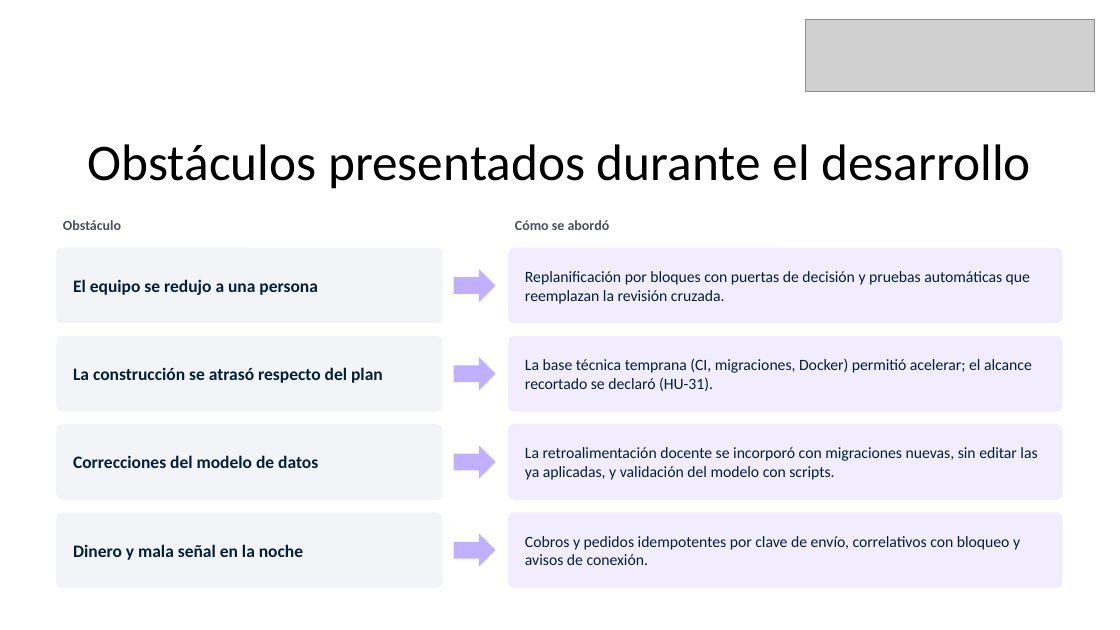
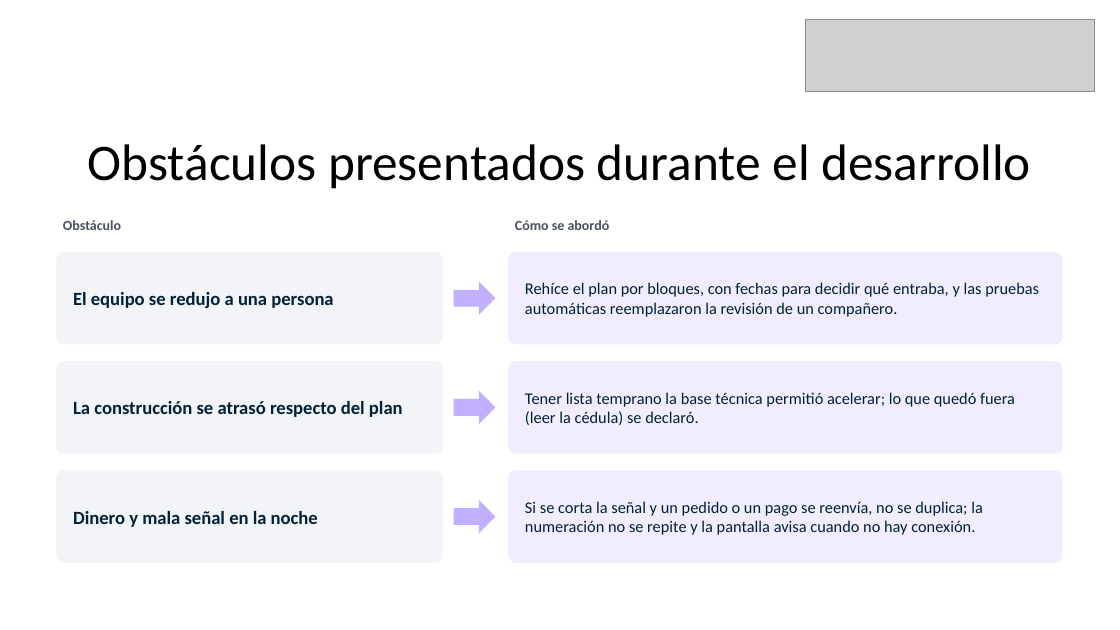
Before and after one commit to MiguelGaticaBestNick123/gesnoc, a slide deck: slide 14 of Fase 2/Evidencias proyecto/Presentación Proyecto.pptx. Drawn at 1120x630 pixels with LibreOffice and Linux fonts; fonts in the diff are those of the drawing; grey boxes stand for pictures. Boxes give left, top, right and bottom in pixels: in the first picture for what was removed or moved away, otherwise in the second. Text is boxed around its words. In the diff, an @@ line names an element or a change of style, - is before the commit and + after.

```diff
--- a/Fase 2/Evidencias proyecto/Presentación Proyecto.pptx
+++ b/Fase 2/Evidencias proyecto/Presentación Proyecto.pptx
@@ rounded rectangle resized from (x1=56, y1=248, x2=443, y2=323) to (x1=56, y1=252, x2=443, y2=344) @@
@@ rounded rectangle resized from (x1=508, y1=248, x2=1063, y2=323) to (x1=508, y1=252, x2=1063, y2=344) @@
@@ right arrow moved from (x1=454, y1=269, x2=496, y2=302) to (x1=454, y1=281, x2=496, y2=315) @@
@@ text at (x1=525, y1=282, x2=1039, y2=317): text changed; size 13.5 to 14 pt @@
-Replanificación por bloques con puertas de decisión y pruebas automáticas que reemplazan la revisión cruzada.
+Rehíce el plan por bloques, con fechas para decidir qué entraba, y las pruebas automáticas reemplazaron la revisión de un compañero.
@@ rounded rectangle resized from (x1=56, y1=336, x2=443, y2=412) to (x1=56, y1=361, x2=443, y2=454) @@
@@ text "La construcción se atrasó respecto ..." moved from (x1=73, y1=367, x2=383, y2=383) to (x1=73, y1=401, x2=403, y2=417) @@
@@ rounded rectangle resized from (x1=508, y1=336, x2=1063, y2=412) to (x1=508, y1=361, x2=1063, y2=454) @@
@@ right arrow moved from (x1=454, y1=357, x2=496, y2=391) to (x1=454, y1=391, x2=496, y2=424) @@
@@ text at (x1=525, y1=392, x2=1015, y2=425): text changed; size 13.5 to 14 pt @@
-La base técnica temprana (CI, migraciones, Docker) permitió acelerar; el alcance recortado se declaró (HU-31).
+Tener lista temprano la base técnica permitió acelerar; lo que quedó fuera (leer la cédula) se declaró.
@@ rounded rectangle removed at (x1=56, y1=424, x2=443, y2=500) @@
@@ right arrow removed at (x1=454, y1=445, x2=496, y2=479) @@
@@ rounded rectangle removed at (x1=508, y1=424, x2=1063, y2=500) @@
@@ text removed at (x1=525, y1=447, x2=1037, y2=480) @@
-La retroalimentación docente se incorporó con migraciones nuevas, sin editar las ya aplicadas, y validación del modelo con scripts.
@@ rounded rectangle resized from (x1=56, y1=513, x2=443, y2=588) to (x1=56, y1=471, x2=443, y2=563) @@
@@ size 15 to 16 pt in 3 elements at (x1=73, y1=292, x2=333, y2=308), (x1=73, y1=401, x2=403, y2=417), (x1=73, y1=511, x2=318, y2=527) @@
@@ text "Dinero y mala señal en ..." moved from (x1=73, y1=544, x2=303, y2=560) to (x1=73, y1=511, x2=318, y2=527) @@
@@ text removed at (x1=73, y1=455, x2=318, y2=468) @@
-Correcciones del modelo de datos
@@ rounded rectangle resized from (x1=508, y1=513, x2=1063, y2=588) to (x1=508, y1=471, x2=1063, y2=563) @@
@@ right arrow moved from (x1=454, y1=534, x2=496, y2=567) to (x1=454, y1=500, x2=496, y2=534) @@
@@ text added at (x1=525, y1=501, x2=983, y2=535), 14 pt, text #002139 @@
+Si se corta la señal y un pedido o un pago se reenvía, no se duplica; la numeración no se repite y la pantalla avisa cuando no hay conexión.
@@ text removed at (x1=525, y1=536, x2=1020, y2=565) @@
-Cobros y pedidos idempotentes por clave de envío, correlativos con bloqueo y avisos de conexión.
```
Also in this commit, not shown: 13 other slides changed.
